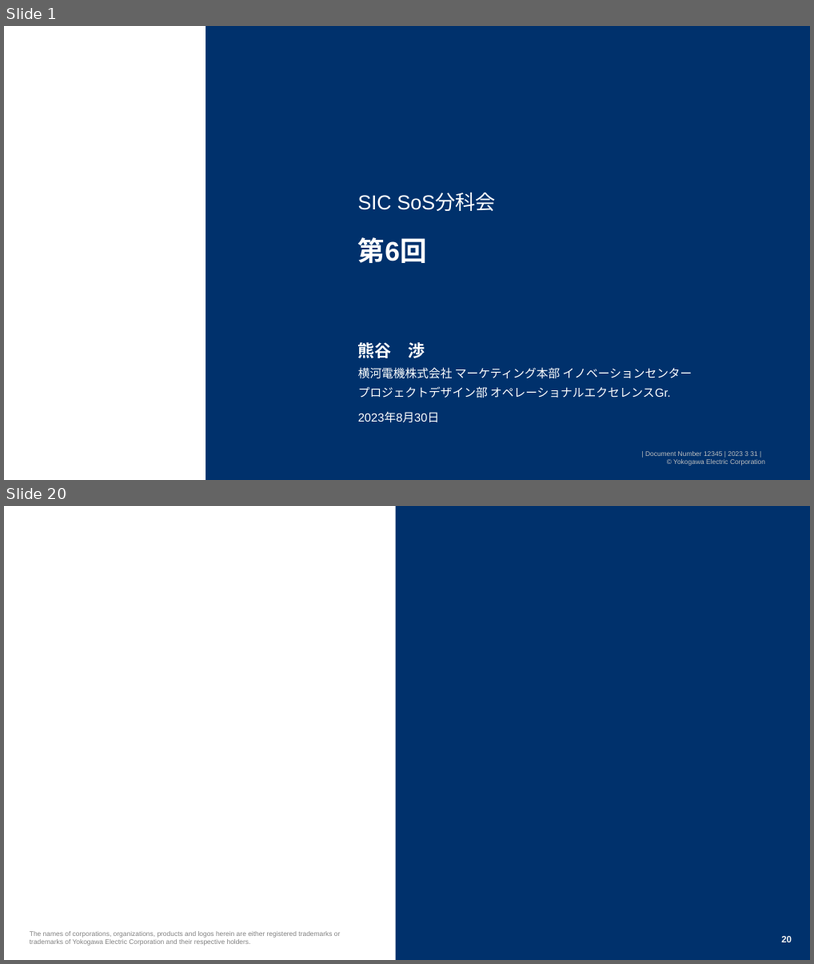
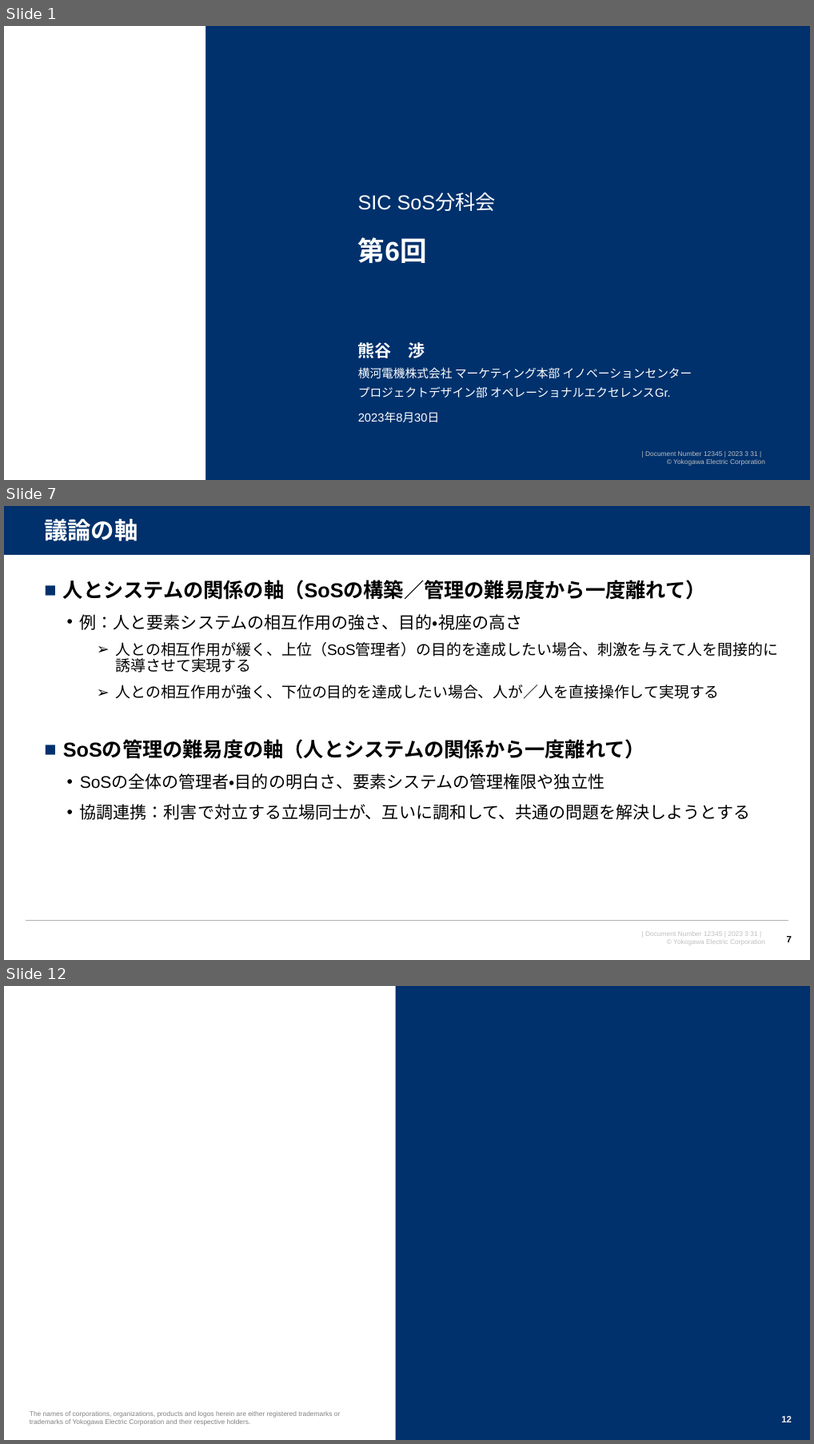
Before and after one commit to watarukumagai-git/opt, a slide deck: SoS/230830_SoS分科会6回_kuma_rev.0.pptx. Shown one above the other, each under a label of ours: slides 1 and 20 before the commit, slides 1, 7 and 12 after it; the slides between them are not shown. The pictures are 814x964 and 814x1444 pixels, drawn with LibreOffice and Linux fonts; fonts in the diff are those of the drawing; background and template pictures are left out. Boxes give left, top, right and bottom in pixels: in the first picture for what was removed or moved away, otherwise in the second. Text is boxed around its words. In the diff, an @@ line names an element or a change of style, - is before the commit and + after.

```diff
--- a/SoS/230830_SoS分科会6回_kuma_rev.0.pptx
+++ b/SoS/230830_SoS分科会6回_kuma_rev.0.pptx
@@ slide 7 added at <box>4,506,810,960</box>, background #FFFFFF; not listed: 1 template element that a slide beside it also shows @@
@@ rectangle added at <box>4,506,810,555</box>, fill #00316C @@
@@ title added at <box>44,519,138,541</box>, 28 pt, text #FFFFFF, bold @@
+議論の軸
@@ line added from (4, 555) to (810, 555), #FFFFFF 0.75 pt @@
@@ text added at <box>63,580,778,820</box>, 20 pt, text #000000 @@
+■ 人とシステムの関係の軸（SoSの構築／管理の難易度から一度離れて）
+  • 例：人と要素システムの相互作用の強さ、目的・視座の高さ
+    ➢ 人との相互作用が緩く、上位（SoS管理者）の目的を達成したい場合、刺激を与えて人を間接的に誘導させて実現する
+    ➢ 人との相互作用が強く、下位の目的を達成したい場合、人が／人を直接操作して実現する
+■ SoSの管理の難易度の軸（人とシステムの関係から一度離れて）
+  • SoSの全体の管理者・目的の明白さ、要素システムの管理権限や独立性
+  • 協調連携：利害で対立する立場同士が、互いに調和して、共通の問題を解決しようとする
@@ line added from (25, 920) to (790, 920), #B2B2B2 1 pt @@
@@ page number added at <box>787,936,792,942</box>, 11 pt, text #000000, bold @@
+7
@@ what was slide 20 is now slide 12 @@
@@ page number at <box>782,1416,792,1422</box>: text changed @@
-20
+12
```
Also in this commit, not shown: 4 slides changed, 8 other slides added, 18 slides removed.
